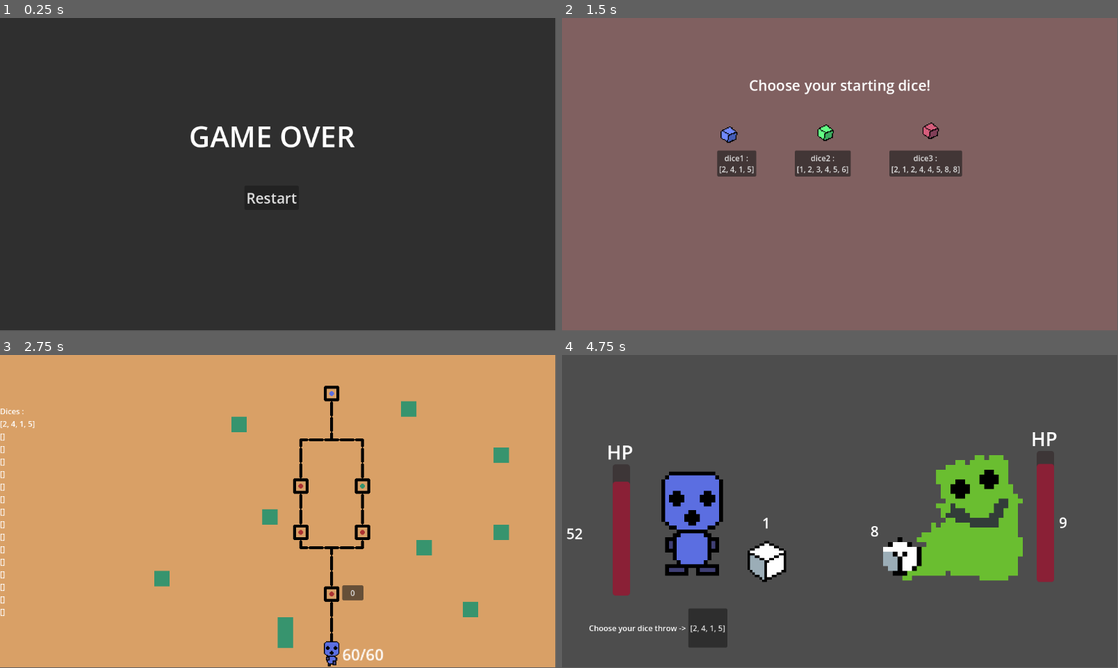
Above: before the commit, frames 1-4 (two rows, left to right).
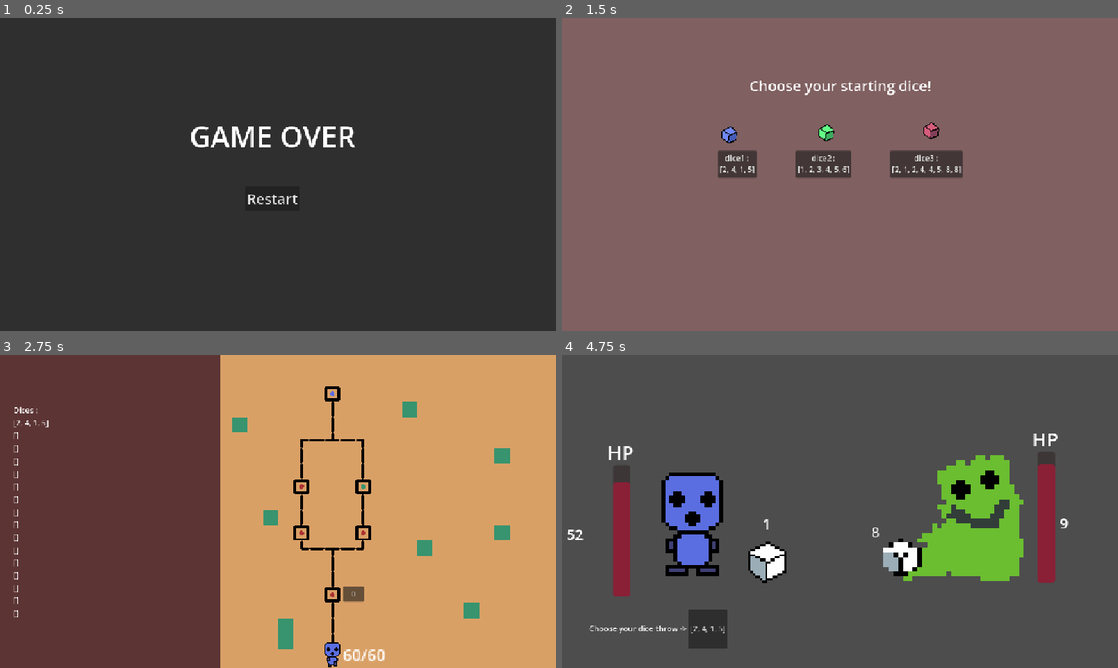
Above: after the commit, the same moments.

Repository: icvara/IMPROGAMEJAM2
Game: Godot game, scene res://Scenes/game_over.tscn
Same seed, same stepped clock (60 frames per second), same inputs: the game is played once before the commit and once after it. This scene is started directly instead of the project's main scene.
Inputs:
- Up to frame 1 (0.25 s): no input
- Up to frame 2 (1.5 s): click "Restart" at 0.5 s; click "Start game" at 1.25 s
- Up to frame 3 (2.75 s): click "dice1 : [2, 4, 1, 5]" at 2 s
- Up to frame 4 (4.75 s): click "0" at 2.75 s; click "[2, 4, 1, 5]" at 3.5 s
In our replay, the window is 799x449 before the commit and 800x450 after it. These sizes can differ from the game's own. Grey fills any space a smaller window leaves; there, only what the larger window draws over its background counts as a difference.

The runs differ from the first frame. In frame 1, 0.6% of the frame differs, in the area x 34-64%, y 34-60%; in frame 2, 1.2%; in frame 3, 41%, in the area x 0-92%, y 0-100%; in frame 4, 1.9%.

Commit message:
fix restart and make it mor enice

Diff:
--- a/impro_gamejam_2/Scenes/monster_11.tscn
+++ b/impro_gamejam_2/Scenes/monster_11.tscn
@@ -81,7 +81,7 @@
 
 [node name="Monster1" type="Node2D"]
 script = ExtResource("1_1if2p")
-HP = 50
+HP = 20
 
 [node name="AnimatedSprite2D" type="AnimatedSprite2D" parent="."]
 sprite_frames = SubResource("SpriteFrames_7ko5y")
--- a/impro_gamejam_2/Scenes/world_map.tscn
+++ b/impro_gamejam_2/Scenes/world_map.tscn
@@ -163,12 +163,19 @@
 offset_right = 51.0
 offset_bottom = 13.5
 
+[node name="ColorRect" type="ColorRect" parent="."]
+layout_mode = 0
+offset_right = 456.0
+offset_bottom = 708.0
+color = Color(0.36, 0.2052, 0.2052, 1)
+
 [node name="DiceBag" type="Label" parent="."]
 layout_mode = 1
 anchors_preset = 4
 anchor_top = 0.5
 anchor_bottom = 0.5
+offset_left = 27.0
 offset_top = -11.5
-offset_right = 40.0
+offset_right = 67.0
 offset_bottom = 11.5
 grow_vertical = 2
--- a/impro_gamejam_2/Scripts/game_over.gd
+++ b/impro_gamejam_2/Scripts/game_over.gd
@@ -2,4 +2,5 @@
 
 
 func _on_button_pressed() -> void:
+	Save.init()
 	get_tree().change_scene_to_file("res://Scenes/main_menu.tscn")
--- a/impro_gamejam_2/Scripts/save.gd
+++ b/impro_gamejam_2/Scripts/save.gd
@@ -53,3 +53,10 @@
 var player_position
 var path
 var current_path = ""
+
+
+
+func init():
+	Health = 60
+	path = ""
+	current_path = ""
--- a/impro_gamejam_2/project.godot
+++ b/impro_gamejam_2/project.godot
@@ -21,6 +21,7 @@
 
 [display]
 
+window/stretch/mode="canvas_items"
 window/vsync/vsync_mode=2
 
 [rendering]
Not shown, changed: export/dungeon_dice.exe
